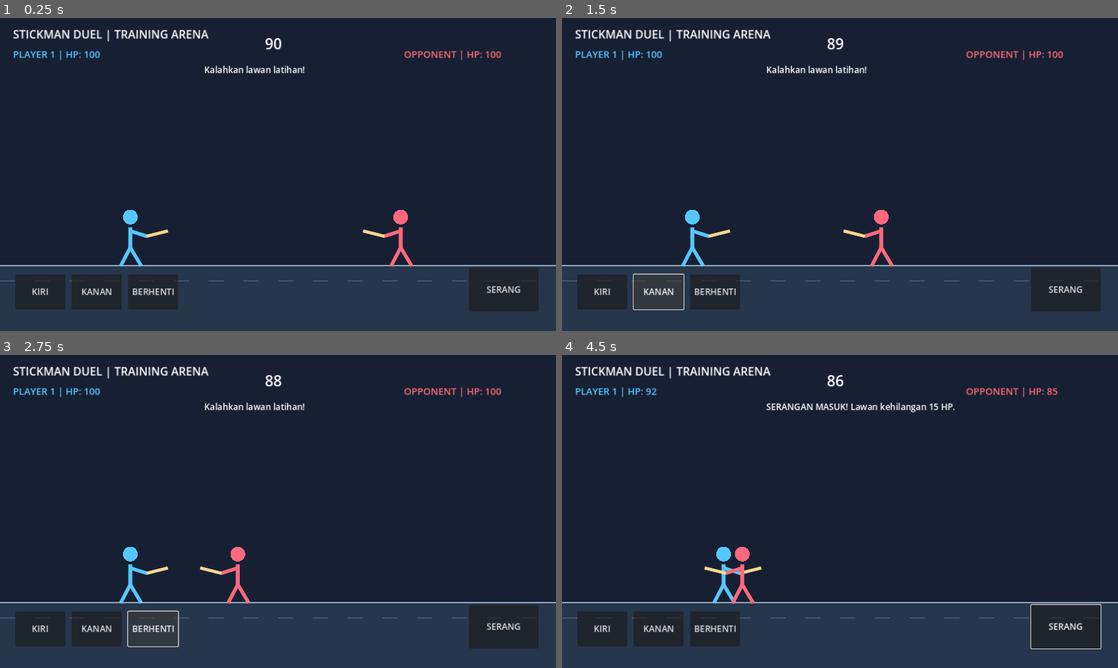
Above: before the commit, frames 1-4 (two rows, left to right).
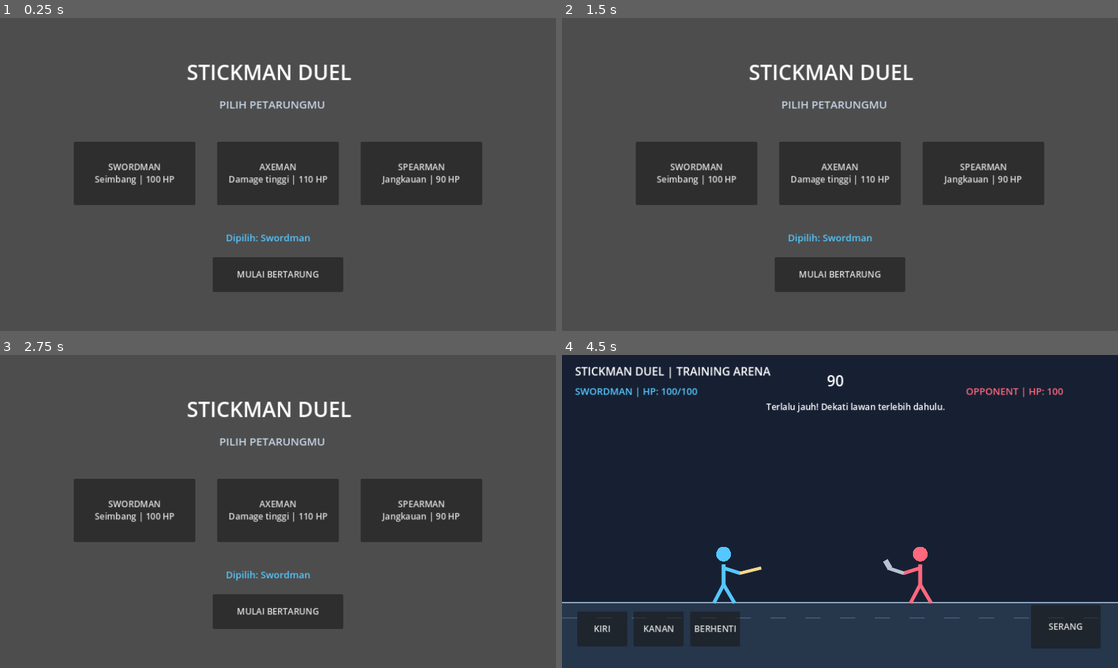
Above: after the commit, the same moments.

Repository: satriamada-web/stickman-duel
Game: Godot game, scene res://scenes/main.tscn
Same seed, same stepped clock (60 frames per second), same inputs: the game is played once before the commit and once after it.
Inputs (mouse positions are in pixels of both pictures, inside the frame that each line leads up to):
- Up to frame 1 (0.25 s): no input
- Up to frame 2 (1.5 s): click (600, 293) at 0.5 s, where only the run before the commit has a clickable "KIRI"; click (656, 293) at 1.25 s, where only the run before the commit has a clickable "KANAN"
- Up to frame 3 (2.75 s): click (155, 630) at 2 s, where only the run before the commit has a clickable "BERHENTI"
- Up to frame 4 (4.5 s): click (1067, 627) at 2.75 s, where only the run before the commit has a clickable "SERANG"; click (840, 611) at 3.5 s, where only the run after the commit has a clickable "MULAI BERTARUNG"; tap Enter at 4.25 s; hold D from 4.28 s (still down); tap Space at 4.35 s

The runs differ from the first frame. In frame 1, 87% of the frame differs, in the area x 0-100%, y 0-100%; in frame 2, 87%; in frame 3, 87%; in frame 4, 1.8%.

Commit message:
Add character selection menu and character stats

Diff:
--- a/scripts/main.gd
+++ b/scripts/main.gd
@@ -1,51 +1,68 @@
 extends Node2D
 
 const FLOOR_Y := 570.0
-const PLAYER_SPEED := 360.0
 const MATCH_LENGTH := 90.0
-
+const CHARACTERS := {
+	"Swordman": {"hp": 100, "speed": 360.0, "damage": 15, "color": "#55c7ff", "weapon": "SWORD"},
+	"Axeman": {"hp": 110, "speed": 300.0, "damage": 22, "color": "#ffb45c", "weapon": "AXE"},
+	"Spearman": {"hp": 90, "speed": 390.0, "damage": 12, "color": "#8ee09b", "weapon": "SPEAR"}
+}
+
+var selected_character := "Swordman"
 var player_x := 300.0
 var enemy_x := 960.0
 var player_hp := 100
 var enemy_hp := 100
+var player_max_hp := 100
 var time_left := MATCH_LENGTH
 var attack_cooldown := 0.0
 var enemy_attack_cooldown := 0.0
 var move_direction := 0
 var match_over := false
-
+var game_started := false
+
+var menu_ui: Control
+var game_ui: Control
 var status_label: Label
 var player_hp_label: Label
 var enemy_hp_label: Label
 var timer_label: Label
+var selection_label: Label
+var result_button: Button
 
 func _ready() -> void:
 	_build_ui()
 	queue_redraw()
 
 func _input(event: InputEvent) -> void:
-	if event is InputEventKey:
+	if not game_started or match_over:
+		return
+	if event is InputEventKey and event.pressed:
 		if event.keycode == KEY_A or event.keycode == KEY_LEFT:
-			move_direction = -1 if event.pressed else 0
+			move_direction = -1
 		elif event.keycode == KEY_D or event.keycode == KEY_RIGHT:
-			move_direction = 1 if event.pressed else 0
-		elif event.keycode == KEY_SPACE and event.pressed:
+			move_direction = 1
+		elif event.keycode == KEY_SPACE:
 			_attack()
+	elif event is InputEventKey and not event.pressed:
+		if event.keycode in [KEY_A, KEY_D, KEY_LEFT, KEY_RIGHT]:
+			move_direction = 0
 
 func _process(delta: float) -> void:
-	if match_over:
+	if not game_started or match_over:
 		return
 	time_left = maxf(0.0, time_left - delta)
 	attack_cooldown = maxf(0.0, attack_cooldown - delta)
 	enemy_attack_cooldown = maxf(0.0, enemy_attack_cooldown - delta)
-	player_x = clampf(player_x + move_direction * PLAYER_SPEED * delta, 70.0, 1210.0)
+	var stats: Dictionary = CHARACTERS[selected_character]
+	player_x = clampf(player_x + move_direction * float(stats["speed"]) * delta, 70.0, 1210.0)
 
 	var distance := absf(enemy_x - player_x)
-	if distance > 115.0:
-		enemy_x = move_toward(enemy_x, player_x, 150.0 * delta)
+	if distance > 125.0:
+		enemy_x = move_toward(enemy_x, player_x, 145.0 * delta)
 	elif enemy_attack_cooldown <= 0.0:
 		player_hp = maxi(0, player_hp - 8)
-		enemy_attack_cooldown = 1.4
+		enemy_attack_cooldown = 1.35
 
 	if time_left <= 0.0 or player_hp <= 0 or enemy_hp <= 0:
 		_finish_match()
@@ -53,15 +70,18 @@
 	queue_redraw()
 
 func _draw() -> void:
+	if not game_started:
+		return
 	draw_rect(Rect2(0, 0, 1280, 720), Color("#172033"))
 	draw_rect(Rect2(0, FLOOR_Y, 1280, 150), Color("#26364b"))
 	draw_line(Vector2(0, FLOOR_Y), Vector2(1280, FLOOR_Y), Color("#8da3bd"), 4.0)
 	for i in range(0, 1280, 80):
 		draw_line(Vector2(i, FLOOR_Y + 35), Vector2(i + 35, FLOOR_Y + 35), Color("#40536a"), 2.0)
-	_draw_fighter(player_x, FLOOR_Y, Color("#55c7ff"), 1)
-	_draw_fighter(enemy_x, FLOOR_Y, Color("#ff687d"), -1)
-
-func _draw_fighter(x: float, floor_y: float, tint: Color, direction: int) -> void:
+	var player_stats: Dictionary = CHARACTERS[selected_character]
+	_draw_fighter(player_x, FLOOR_Y, Color(player_stats["color"]), 1, str(player_stats["weapon"]))
+	_draw_fighter(enemy_x, FLOOR_Y, Color("#ff687d"), -1, "AXE")
+
+func _draw_fighter(x: float, floor_y: float, tint: Color, direction: int, weapon: String) -> void:
 	var center := Vector2(x, floor_y)
 	var head := center + Vector2(0, -112)
 	var body_top := center + Vector2(0, -88)
@@ -72,7 +92,13 @@
 	draw_line(body_top + Vector2(0, 8), arm_end, tint, 7.0, true)
 	draw_line(body_bottom, center + Vector2(-22, 0), tint, 7.0, true)
 	draw_line(body_bottom, center + Vector2(25, 0), tint, 7.0, true)
-	draw_line(arm_end, arm_end + Vector2(48 * direction, -12), Color("#f5d78e"), 6.0, true)
+	if weapon == "SPEAR":
+		draw_line(arm_end, arm_end + Vector2(78 * direction, -5), Color("#f5d78e"), 5.0, true)
+	elif weapon == "AXE":
+		draw_line(arm_end, arm_end + Vector2(36 * direction, -12), Color("#b8c3d1"), 7.0, true)
+		draw_line(arm_end + Vector2(32 * direction, -12), arm_end + Vector2(42 * direction, -29), Color("#b8c3d1"), 11.0, true)
+	else:
+		draw_line(arm_end, arm_end + Vector2(48 * direction, -12), Color("#f5d78e"), 6.0, true)
 
 func _build_ui() -> void:
 	var layer := CanvasLayer.new()
@@ -80,15 +106,67 @@
 	var root := Control.new()
 	root.set_anchors_and_offsets_preset(Control.PRESET_FULL_RECT)
 	layer.add_child(root)
-	var title := _make_label(root, "STICKMAN DUEL | TRAINING ARENA", Vector2(30, 18), 26, Color.WHITE)
-	player_hp_label = _make_label(root, "PLAYER 1 | HP: 100", Vector2(30, 68), 22, Color("#55c7ff"))
-	enemy_hp_label = _make_label(root, "OPPONENT | HP: 100", Vector2(930, 68), 22, Color("#ff687d"))
-	timer_label = _make_label(root, "90", Vector2(610, 35), 34, Color.WHITE)
-	status_label = _make_label(root, "Kalahkan lawan latihan!", Vector2(470, 105), 20, Color.WHITE)
-	_add_move_button(root, "KIRI", Vector2(35, 590), Vector2(115, 80), -1)
-	_add_move_button(root, "KANAN", Vector2(165, 590), Vector2(115, 80), 1)
-	_add_button(root, "BERHENTI", Vector2(295, 590), Vector2(115, 80), func(): move_direction = 0)
-	_add_button(root, "SERANG", Vector2(1080, 575), Vector2(160, 100), _attack)
+
+	menu_ui = Control.new()
+	menu_ui.set_anchors_and_offsets_preset(Control.PRESET_FULL_RECT)
+	root.add_child(menu_ui)
+	_make_label(menu_ui, "STICKMAN DUEL", Vector2(430, 90), 48, Color.WHITE)
+	_make_label(menu_ui, "PILIH PETARUNGMU", Vector2(505, 180), 25, Color("#c8d7e8"))
+	selection_label = _make_label(menu_ui, "Dipilih: Swordman", Vector2(520, 490), 22, Color("#55c7ff"))
+
+	_add_button(menu_ui, "SWORDMAN\nSeimbang | 100 HP", Vector2(170, 285), Vector2(280, 145), func(): _select_character("Swordman"))
+	_add_button(menu_ui, "AXEMAN\nDamage tinggi | 110 HP", Vector2(500, 285), Vector2(280, 145), func(): _select_character("Axeman"))
+	_add_button(menu_ui, "SPEARMAN\nJangkauan | 90 HP", Vector2(830, 285), Vector2(280, 145), func(): _select_character("Spearman"))
+	_add_button(menu_ui, "MULAI BERTARUNG", Vector2(490, 550), Vector2(300, 80), _start_match)
+
+	game_ui = Control.new()
+	game_ui.set_anchors_and_offsets_preset(Control.PRESET_FULL_RECT)
+	game_ui.visible = false
+	root.add_child(game_ui)
+	_make_label(game_ui, "STICKMAN DUEL | TRAINING ARENA", Vector2(30, 18), 26, Color.WHITE)
+	player_hp_label = _make_label(game_ui, "PLAYER 1 | HP: 100", Vector2(30, 68), 22, Color("#55c7ff"))
+	enemy_hp_label = _make_label(game_ui, "OPPONENT | HP: 100", Vector2(930, 68), 22, Color("#ff687d"))
+	timer_label = _make_label(game_ui, "90", Vector2(610, 35), 34, Color.WHITE)
+	status_label = _make_label(game_ui, "Kalahkan lawan latihan!", Vector2(470, 105), 20, Color.WHITE)
+	_add_move_button(game_ui, "KIRI", Vector2(35, 590), Vector2(115, 80), -1)
+	_add_move_button(game_ui, "KANAN", Vector2(165, 590), Vector2(115, 80), 1)
+	_add_button(game_ui, "BERHENTI", Vector2(295, 590), Vector2(115, 80), func(): move_direction = 0)
+	_add_button(game_ui, "SERANG", Vector2(1080, 575), Vector2(160, 100), _attack)
+	result_button = _add_button(game_ui, "KEMBALI KE MENU", Vector2(510, 470), Vector2(260, 70), _return_to_menu)
+	result_button.visible = false
+
+func _select_character(character_name: String) -> void:
+	selected_character = character_name
+	var stats: Dictionary = CHARACTERS[selected_character]
+	selection_label.text = "Dipilih: %s | %d HP | %d damage" % [selected_character, stats["hp"], stats["damage"]]
+	selection_label.add_theme_color_override("font_color", Color(stats["color"]))
+
+func _start_match() -> void:
+	var stats: Dictionary = CHARACTERS[selected_character]
+	player_max_hp = int(stats["hp"])
+	player_hp = player_max_hp
+	enemy_hp = 100
+	player_x = 300.0
+	enemy_x = 960.0
+	time_left = MATCH_LENGTH
+	attack_cooldown = 0.0
+	enemy_attack_cooldown = 0.0
+	move_direction = 0
+	match_over = false
+	game_started = true
+	menu_ui.visible = false
+	game_ui.visible = true
+	result_button.visible = false
+	status_label.text = "Lawan latihan: Axeman"
+	_update_ui()
+	queue_redraw()
+
+func _return_to_menu() -> void:
+	game_started = false
+	match_over = false
+	menu_ui.visible = true
+	game_ui.visible = false
+	queue_redraw()
 
 func _add_move_button(parent: Control, value: String, pos: Vector2, button_size: Vector2, direction: int) -> void:
 	var button := Button.new()
@@ -109,7 +187,7 @@
 	parent.add_child(label)
 	return label
 
-func _add_button(parent: Control, value: String, pos: Vector2, button_size: Vector2, action: Callable) -> void:
+func _add_button(parent: Control, value: String, pos: Vector2, button_size: Vector2, action: Callable) -> Button:
 	var button := Button.new()
 	button.text = value
 	button.position = pos
@@ -117,28 +195,32 @@
 	button.add_theme_font_size_override("font_size", 20)
 	button.pressed.connect(action)
 	parent.add_child(button)
+	return button
 
 func _attack() -> void:
-	if match_over or attack_cooldown > 0.0:
+	if not game_started or match_over or attack_cooldown > 0.0:
 		return
 	attack_cooldown = 0.65
-	if absf(enemy_x - player_x) <= 155.0:
-		enemy_hp = maxi(0, enemy_hp - 15)
-		status_label.text = "SERANGAN MASUK! Lawan kehilangan 15 HP."
+	var stats: Dictionary = CHARACTERS[selected_character]
+	var attack_range := 190.0 if selected_character == "Spearman" else 155.0
+	if absf(enemy_x - player_x) <= attack_range:
+		enemy_hp = maxi(0, enemy_hp - int(stats["damage"]))
+		status_label.text = "SERANGAN %s! Lawan kehilangan %d HP." % [selected_character.to_upper(), stats["damage"]]
 	else:
 		status_label.text = "Terlalu jauh! Dekati lawan terlebih dahulu."
 
 func _update_ui() -> void:
-	player_hp_label.text = "PLAYER 1 | HP: %d" % player_hp
+	player_hp_label.text = "%s | HP: %d/%d" % [selected_character.to_upper(), player_hp, player_max_hp]
 	enemy_hp_label.text = "OPPONENT | HP: %d" % enemy_hp
 	timer_label.text = str(ceili(time_left))
 
 func _finish_match() -> void:
 	match_over = true
+	move_direction = 0
 	if player_hp > enemy_hp:
 		status_label.text = "KAMU MENANG!"
 	elif player_hp < enemy_hp:
 		status_label.text = "KAMU KALAH!"
 	else:
 		status_label.text = "HASIL SERI!"
-	move_direction = 0
+	result_button.visible = true
